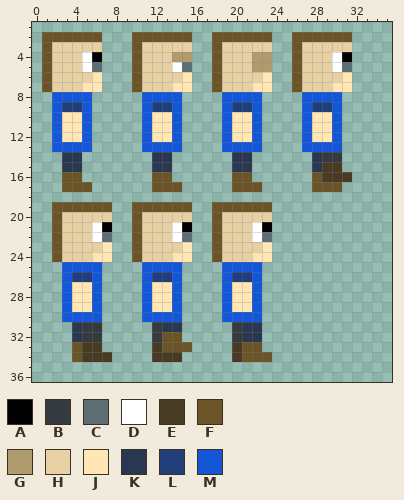
Two states of a pixel-art sprite, Assets/Sprites/Player/Lou-Lou.png. The first picture shows the starting point.
The file is 320x320 pixels, drawn in blocks of 5x5; one block is one cell here. Shown: x 0..35, y 1..36.
Palette (. is transparent): A #000000  B #353940  C #5d6f74  D #ffffff  E #473b24  F #6b5427  G #b09b6f  H #e7d0a3  J #ffe6b4  K #2a3751  L #1f3e7a  M #1356d8
Pixels before, first column x 1:
 2 FFFFFF...FFFFFF..FFFFFF..FFFFFF
 3 FHHHHH...FHHHHH..FHHHHH..FHHHHH
 4 FHHHDA...FHHHGG..FHHHGG..FHHHDA
 5 FHHHDC...FHHHDC..FHHHGG..FHHHDC
 6 FHHHHJ...FHHHHJ..FHHHHJ..FHHHHJ
 7 FHHHJJ...FHHHJJ..FHHHJJ..FHHHJJ
 8 .MMMM.....MMMM....MMMM....MMMM.
 9 .MLLM.....MLLM....MLLM....MLLM.
10 .MJJM.....MJJM....MJJM....MJJM.
11 .MJJM.....MJJM....MJJM....MJJM.
12 .MJJM.....MJJM....MJJM....MJJM.
13 .MMMM.....MMMM....MMMM....MMMM.
14 ..KK.......KK......KK......KBB.
15 ..KK.......KK......KK......KEE.
16 ..FF.......FF......FF......FEEE
17 ..FFF......FFF.....FFF.....FFF.
18 ...............................
19 .FFFFFF..FFFFFF..FFFFFF........
20 .FHHHHH..FHHHHH..FHHHHH........
21 .FHHHDA..FHHHDA..FHHHDA........
22 .FHHHDC..FHHHDC..FHHHDC........
23 .FHHHHJ..FHHHHJ..FHHHHJ........
24 .FHHHJJ..FHHHJJ..FHHHJJ........
25 ..MMMM....MMMM....MMMM.........
26 ..MLLM....MLLM....MLLM.........
27 ..MJJM....MJJM....MJJM.........
28 ..MJJM....MJJM....MJJM.........
29 ..MJJM....MJJM....MJJM.........
30 ..MMMM....MMMM....MMMM.........
31 ...KBB.....BKK.....BKK.........
32 ...KBB.....BFF.....BKK.........
33 ...FEE.....EFFF....EFF.........
34 ...FEEE....EEE.....EFFF........
New version:
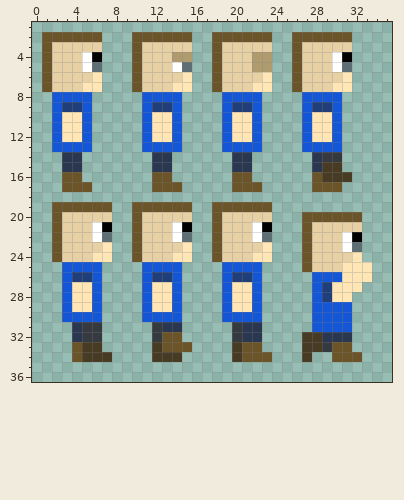
Difference:
There is now colour A in row 22 at x 32.
There is now colour B in row 33 at x 29.
There is now colour C in row 23 at x 32.
There is now colour D in rows 22 to 23 at x 31.
There is now colour E in rows 32 to 33 at x 27 to 28; in row 34 at x 27.
There is now colour F in row 20 at x 27 to 32; in rows 21 to 25 at x 27; in row 33 at x 30 to 31; in row 34 at x 30 to 32.
There is now colour H in row 21 at x 28 to 32; in rows 22 to 23 at x 28 to 30; in row 24 at x 28 to 31; in row 25 at x 28 to 30.
There is now colour J in row 24 at x 32; in rows 25 to 26 at x 31 to 33; in row 27 at x 30 to 32; in row 28 at x 30 to 31.
There is now colour K in row 32 at x 29 to 31.
There is now colour L in rows 27 to 28 at x 29.
There is now colour M in row 26 at x 28 to 30; in rows 27 to 28 at x 28; in rows 29 to 31 at x 28 to 31.
Pixel boxes of the changes (left, top, right, bottom) in both pictures:
added: (302, 212, 372, 362)
